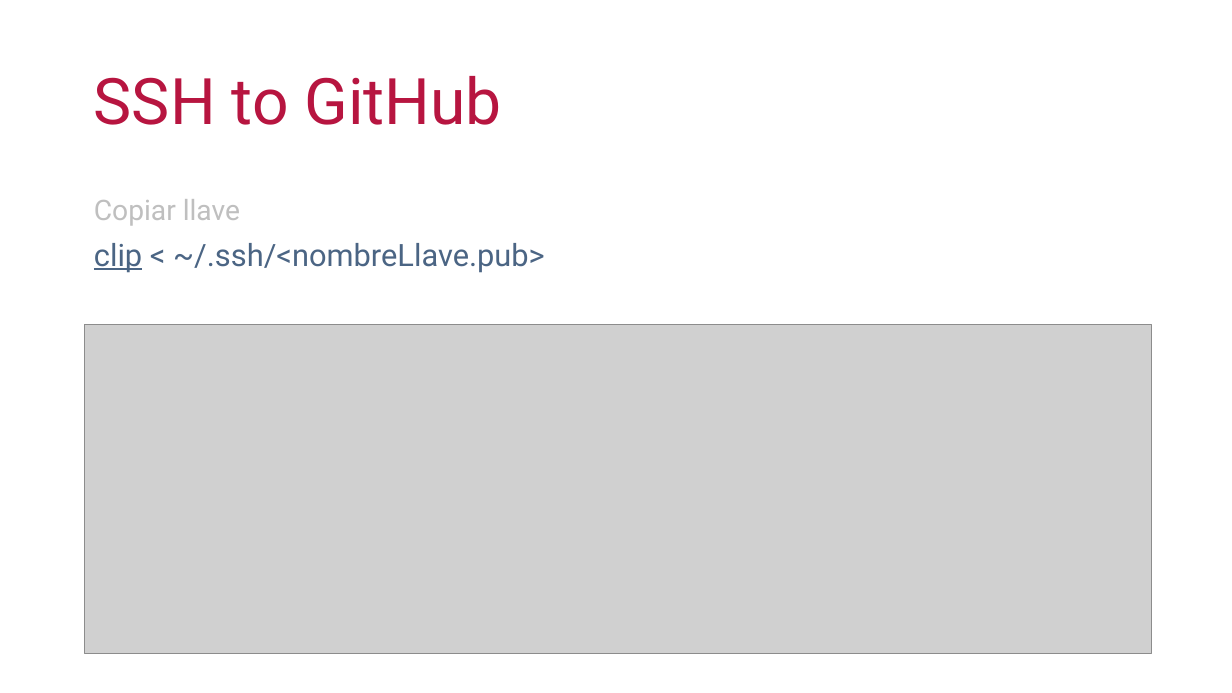
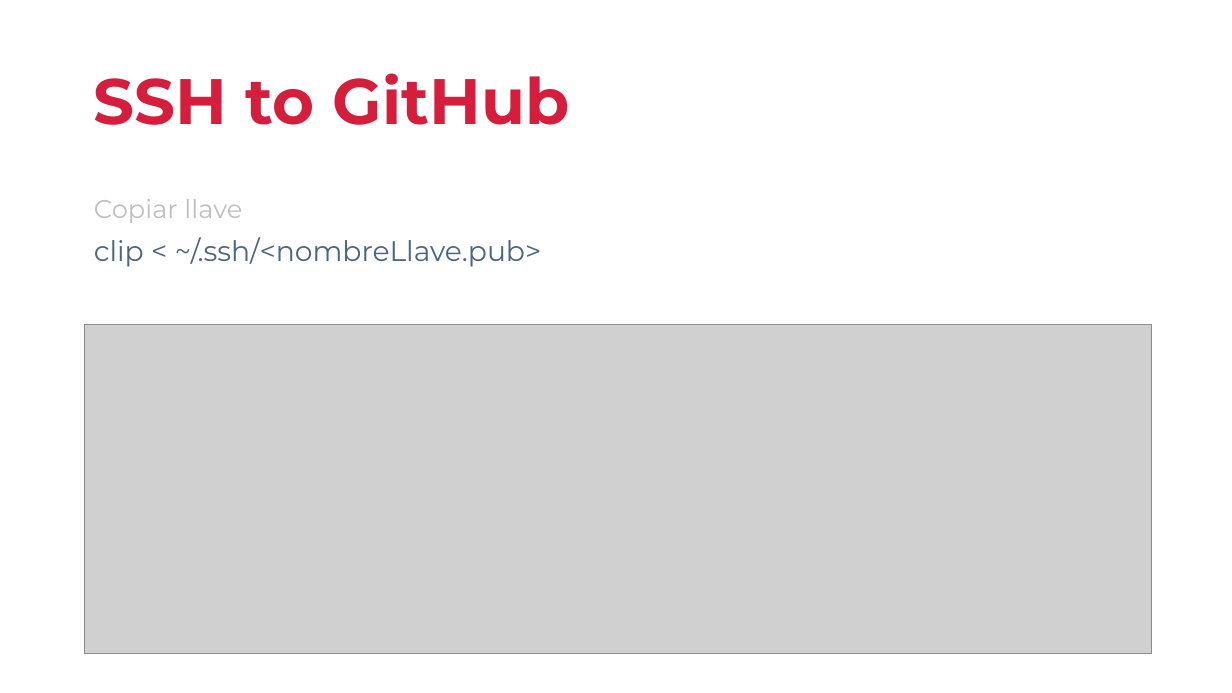
Before and after one commit to cimadev/PlaticasTalleres, a slide deck: slide 6 of 2018/Git-github-fundamentals/gitgithubfundamentals.pptx. Drawn at 1232x693 pixels with LibreOffice and Linux fonts; fonts in the diff are those of the drawing; grey boxes stand for pictures. Boxes give left, top, right and bottom in pixels: in the first picture for what was removed or moved away, otherwise in the second. Text is boxed around its words. In the diff, an @@ line names an element or a change of style, - is before the commit and + after.

```diff
--- a/2018/Git-github-fundamentals/gitgithubfundamentals.pptx
+++ b/2018/Git-github-fundamentals/gitgithubfundamentals.pptx
@@ title "SSH to GitHub" at box(94, 73, 570, 125): font Roboto to Montserrat, text colour #B71540 to #D61E3C, bold on @@
@@ text "Copiar llave" at box(94, 199, 542, 267): size 22 to 20 pt in "Copiar llave"; font Roboto to Montserrat; size 24 to 22 pt in "clip < ~/.ssh/<nombreLlave.pub>"; underline off in "clip" @@
```
Also in this commit, not shown: 18 other slides changed, 1 slide added, 6 other files.
